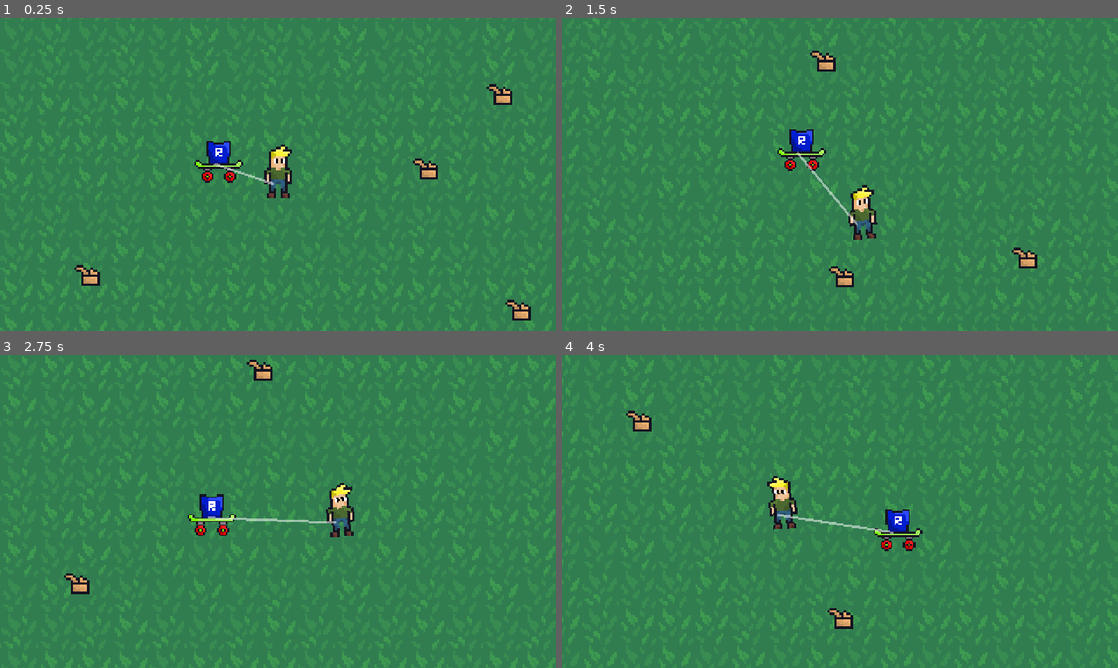
Above: before the commit, frames 1-4 (two rows, left to right).
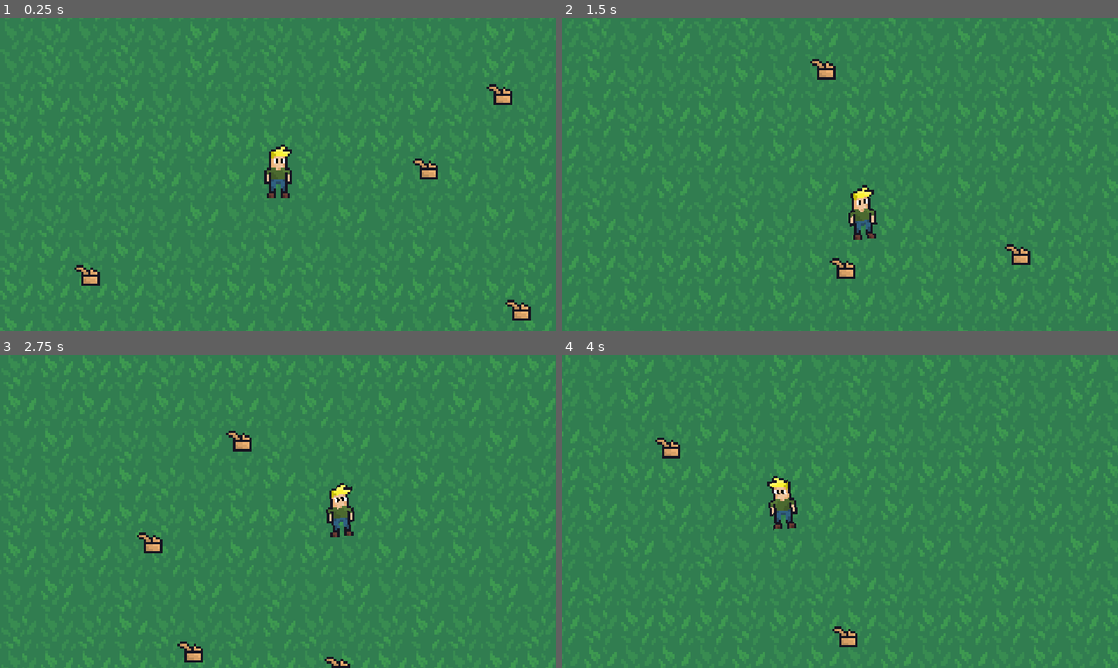
Above: after the commit, the same moments.

Repository: Zacharger0/Clean-Up-The-Town
Game: Godot game, scene res://world/world.tscn
Same seed, same stepped clock (60 frames per second), same inputs: the game is played once before the commit and once after it.
Inputs:
- Up to frame 1 (0.25 s): no input
- Up to frame 2 (1.5 s): tap Enter (ui_accept) at 0.5, 1.35 s; hold D (right) 0.53-1.28 s; hold Enter (ui_accept) 0.53-1.28 s; hold S (down) from 1.28 s (still down)
- Up to frame 3 (2.75 s): tap Enter (ui_accept) at 1.52, 1.82 s; release S (down) at 2.03 s; hold D (right) from 2.03 s (still down); hold Enter (ui_accept) from 2.03 s (still down)
- Up to frame 4 (4 s): release D (right) at 2.78 s; release Enter (ui_accept) at 2.78 s; hold W (up) 2.78-3.53 s; tap Enter (ui_accept) at 2.85, 3.02, 3.32 s; hold A (left) from 3.53 s (still down); hold Enter (ui_accept) from 3.53 s (still down)

The runs differ from the first frame. In frame 1, 0.7% of the frame differs, in the area x 35-50%, y 39-54%; in frame 2, 1.5%; in frame 3, 1.9%, in the area x 11-63%, y 1-100%; in frame 4, 1.5%.

Commit message:
replace magnet with vacuum function
now, the player needs to hold down the space bar and be in range of the trash to pick it up.

Diff:
--- a/project.godot
+++ b/project.godot
@@ -46,6 +46,11 @@
 "events": [Object(InputEventKey,"resource_local_to_scene":false,"resource_name":"","device":-1,"window_id":0,"alt_press …(192 unchanged characters)…
 ]
 }
+suck={
+"deadzone": 0.2,
+"events": [Object(InputEventKey,"resource_local_to_scene":false,"resource_name":"","device":-1,"window_id":0,"alt_pressed":false,"shift_pressed":false,"ctrl_pressed":false,"meta_pressed":false,"pressed":false,"keycode":0,"physical_keycode":32,"key_label":0,"unicode":32,"location":0,"echo":false,"script":null)
+]
+}
 
 [layer_names]
 
--- a/trash/cardboard_box.gd
+++ b/trash/cardboard_box.gd
@@ -2,28 +2,32 @@
 
 signal trash_collected
 
-var time = 1
-var freq = 10
-var amplitude = 1
-
-var start_y: float
-var phase_offset
-
+var move_speed = 50.0  # SPEED THAT TRASH MOVES TO PLAYER
+var activation_distance = 100.0  # MAX DISTANCE FOR MAGNET EFFECT
 var player: CharacterBody2D
 
 func _ready() -> void:
+	# CONNECTS body_entered SIGNAL
 	connect("body_entered", Callable(self, "_on_body_entered"))
-#	start_y = position.y
-#	phase_offset = randf() * TAU
+
+	# FINDS PLAYER NODE GROUP
+	player = get_tree().get_first_node_in_group("player")
+	if not player:
+		push_warning("No player found in group 'player'. Box won't move.")
+
+func _physics_process(delta: float) -> void:
+	if player:
+		# CALCULATE DISTANCE TO PLAYER
+		var distance = global_position.distance_to(player.global_position)
+		# CHECKS IF SPACEBAR IS HELD DOWN /AND/ TRASH IS IN RANGE
+		if Input.is_action_pressed("ui_accept") and distance < activation_distance:
+			# CALCULATES DIRECTION TOWARD PLAYER
+			var direction = (player.global_position - global_position).normalized()
+			# MOVES TO PLAYER
+			position += direction * move_speed * delta
 
 func _on_body_entered(body: Node) -> void:
 	if body is CharacterBody2D:
 		trash_collected.emit()
+
 		queue_free()
-
-#func _physics_process(delta: float) -> void:
-#	wobble(delta)
-
-#func wobble(delta):
-#	position.y = start_y + sin(time * freq + phase_offset) * amplitude
-#	time += delta
--- a/world/world.tscn
+++ b/world/world.tscn
@@ -1,10 +1,8 @@
-[gd_scene load_steps=8 format=3 uid="uid://bnnngjnnpdd5j"]
+[gd_scene load_steps=6 format=3 uid="uid://bnnngjnnpdd5j"]
 
 [ext_resource type="PackedScene" uid="uid://b0fjlhu8nq4gp" path="res://player/player.tscn" id="2_h5o24"]
 [ext_resource type="Texture2D" uid="uid://bhn8cks8ccshy" path="res://sprites/grass_background.png" id="3_4717r"]
-[ext_resource type="PackedScene" uid="uid://jyudah3uhqon" path="res://player/SkateboardRig.tscn" id="3_mmdvd"]
 [ext_resource type="PackedScene" uid="uid://c14tpf1anhgjx" path="res://trash/trash_manager.tscn" id="4_h5o24"]
-[ext_resource type="Script" uid="uid://dlgu850ce6prd" path="res://player/line_script.gd" id="5_mmdvd"]
 [ext_resource type="PackedScene" uid="uid://beeborvl1twui" path="res://trash/cardboard_box.tscn" id="6_fn3g3"]
 
 [sub_resource type="TileSet" id="TileSet_tcf2h"]
@@ -24,18 +22,8 @@
 [node name="PLAYER" type="Node2D" parent="."]
 position = Vector2(68, 35)
 
-[node name="Player" parent="PLAYER" instance=ExtResource("2_h5o24")]
+[node name="Player" parent="PLAYER" groups=["player"] instance=ExtResource("2_h5o24")]
 position = Vector2(22, 16)
-
-[node name="Skateboard" parent="PLAYER" instance=ExtResource("3_mmdvd")]
-
-[node name="Line2D" type="Line2D" parent="PLAYER"]
-position = Vector2(-2, 4)
-points = PackedVector2Array(24, 0, 2, 0)
-width = 1.0
-default_color = Color(1, 1, 1, 0.521569)
-joint_mode = 2
-script = ExtResource("5_mmdvd")
 
 [node name="Trash Manager" parent="." instance=ExtResource("4_h5o24")]
 
